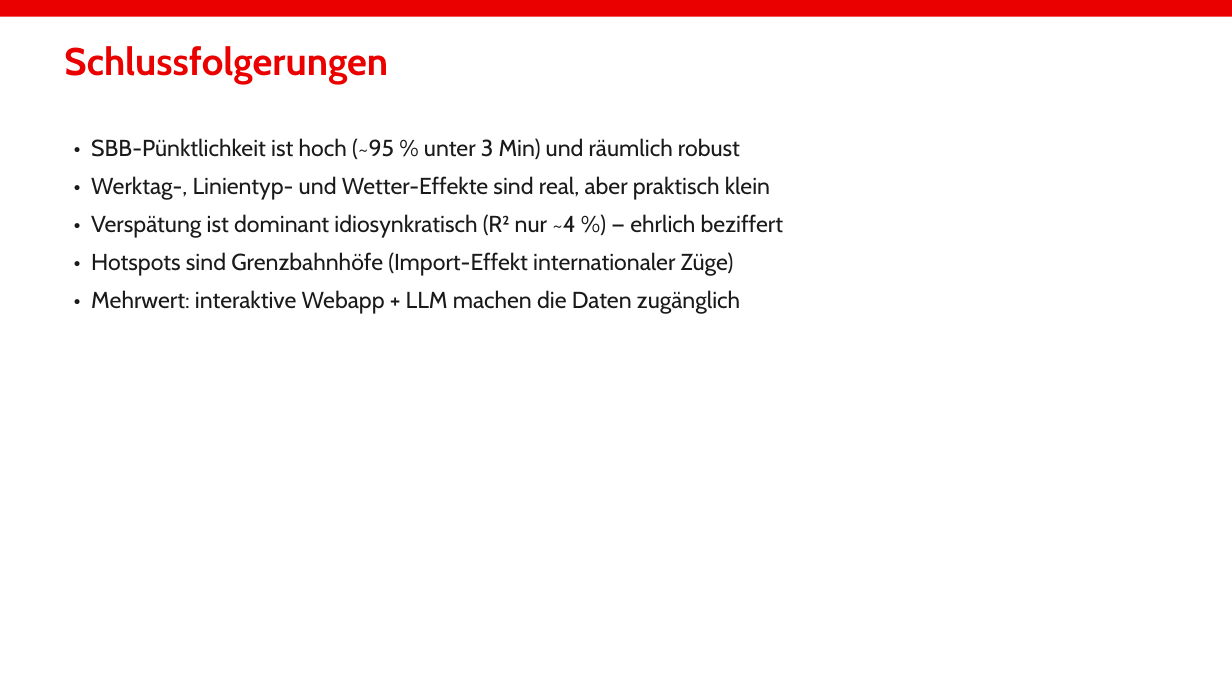
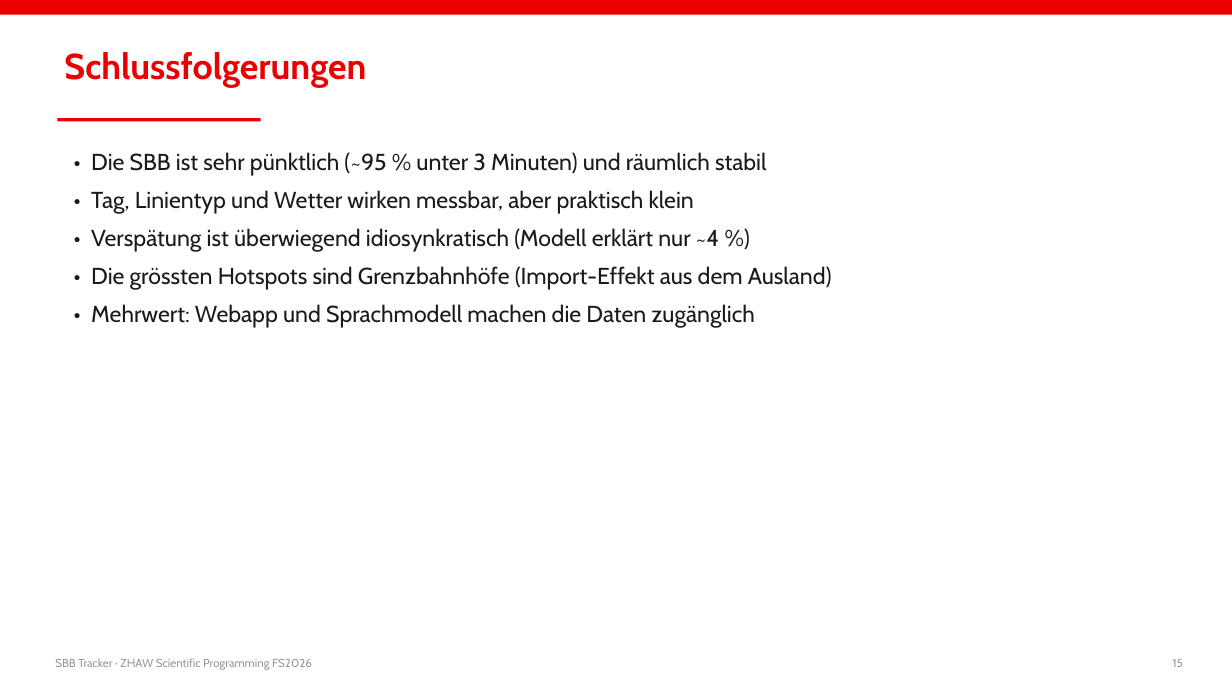
Before and after one commit to Mrgincinamon/SBB-Tracking, a slide deck: slide 15 of presentation/SBB_Tracker_Praesentation.pptx. Drawn at 1232x693 pixels with LibreOffice and Linux fonts; fonts in the diff are those of the drawing. Boxes give left, top, right and bottom in pixels: in the first picture for what was removed or moved away, otherwise in the second. Text is boxed around its words. In the diff, an @@ line names an element or a change of style, - is before the commit and + after.

```diff
--- a/presentation/SBB_Tracker_Praesentation.pptx
+++ b/presentation/SBB_Tracker_Praesentation.pptx
@@ text "Schlussfolgerungen" at bbox=[64, 52, 366, 88]: size 30 to 28 pt @@
@@ rectangle added at bbox=[57, 118, 261, 121], fill #EB0000 @@
@@ text at bbox=[91, 152, 832, 328]: text changed @@
-• SBB-Pünktlichkeit ist hoch (~95 % unter 3 Min) und räumlich robust
-• Werktag-, Linientyp- und Wetter-Effekte sind real, aber praktisch klein
-• Verspätung ist dominant idiosynkratisch (R² nur ~4 %) — ehrlich beziffert
-• Hotspots sind Grenzbahnhöfe (Import-Effekt internationaler Züge)
-• Mehrwert: interaktive Webapp + LLM machen die Daten zugänglich
+• Die SBB ist sehr pünktlich (~95 % unter 3 Minuten) und räumlich stabil
+• Tag, Linientyp und Wetter wirken messbar, aber praktisch klein
+• Verspätung ist überwiegend idiosynkratisch (Modell erklärt nur ~4 %)
+• Die grössten Hotspots sind Grenzbahnhöfe (Import-Effekt aus dem Ausland)
+• Mehrwert: Webapp und Sprachmodell machen die Daten zugänglich
@@ text added at bbox=[55, 658, 312, 670], 9 pt, text #999999 @@
+SBB Tracker · ZHAW Scientific Programming FS2026
@@ text added at bbox=[1173, 659, 1183, 667], 9 pt, text #999999 @@
+15
```
Also in this commit, not shown: 13 other slides changed, 2 slides added, 2 slides removed, 1 other file.
